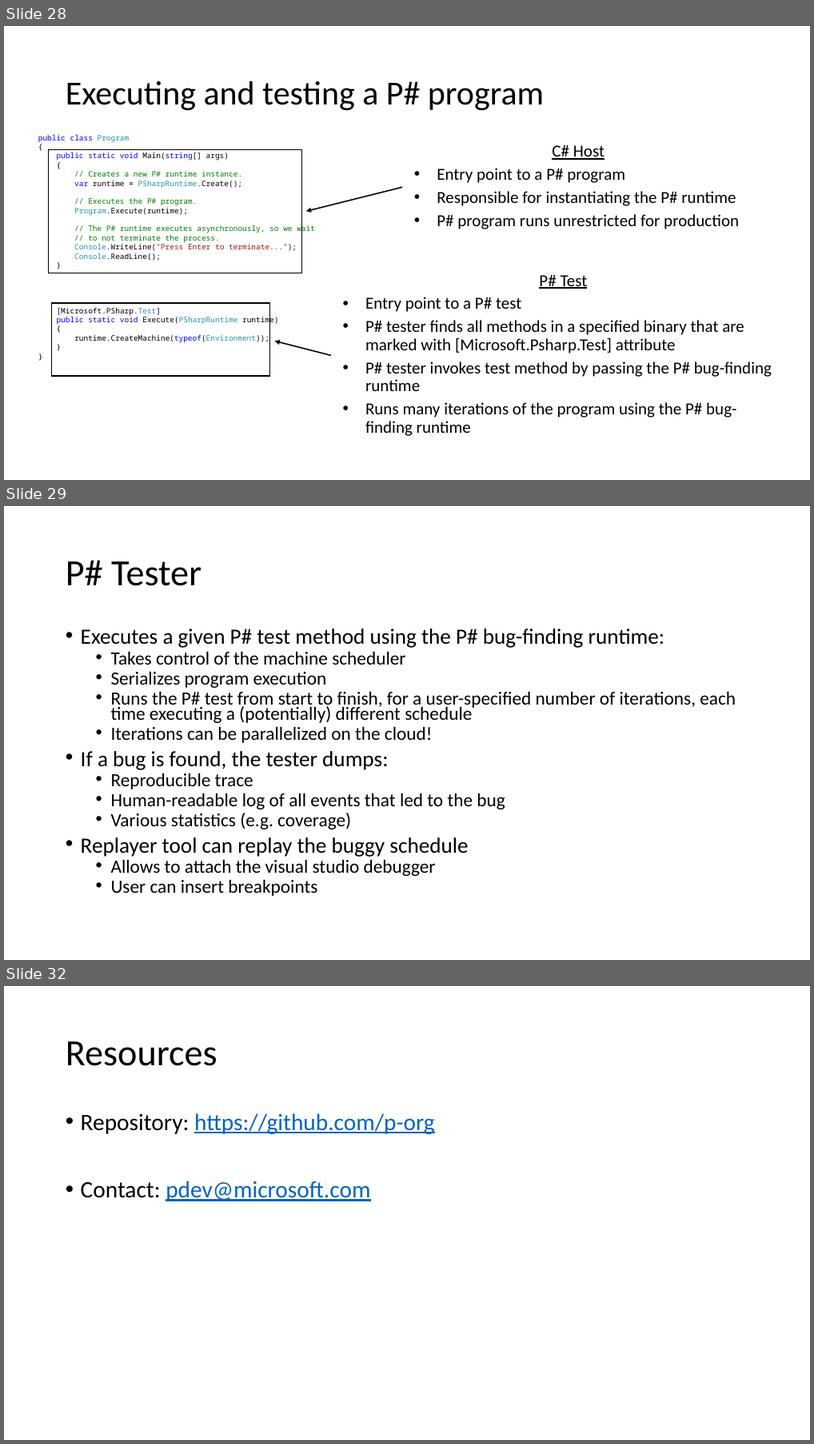
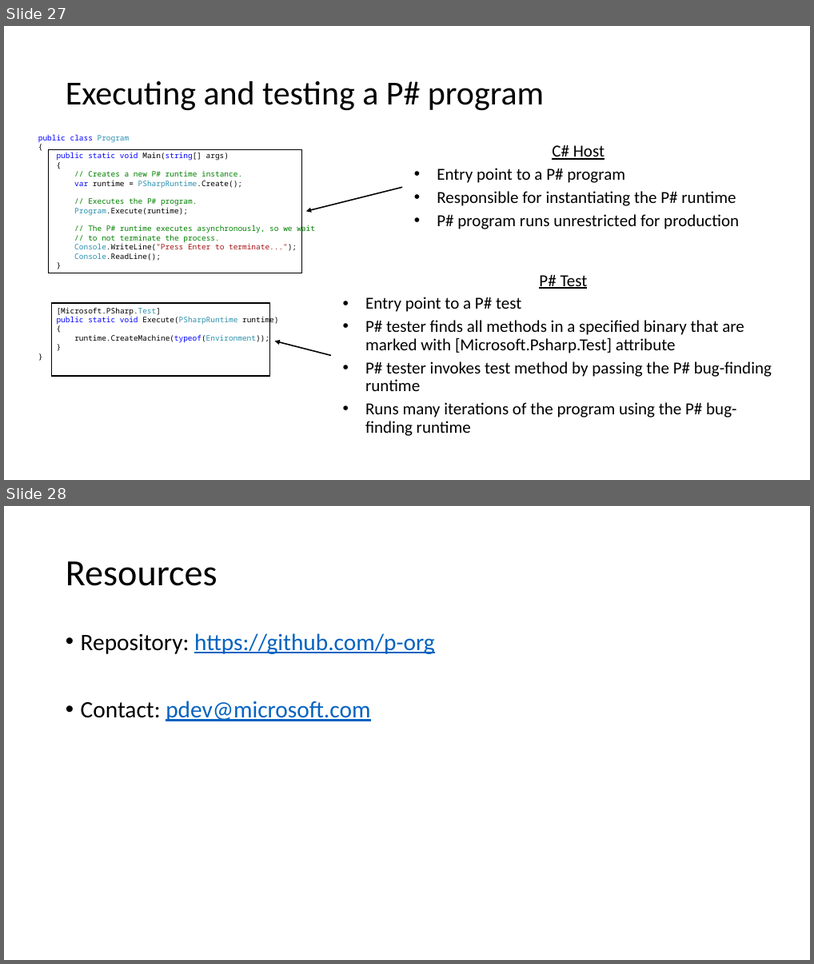
Before and after one commit to p-org/P, a slide deck: RVTutorial/P-tutorial-Part-1.pptx. Shown one above the other, each under a label of ours: slides 28, 29 and 32 before the commit, slides 27 and 28 after it; the slides between them are not shown. The pictures are 814x1444 and 814x964 pixels, drawn with LibreOffice and Linux fonts; fonts in the diff are those of the drawing. Boxes give left, top, right and bottom in pixels: in the first picture for what was removed or moved away, otherwise in the second. Text is boxed around its words. In the diff, an @@ line names an element or a change of style, - is before the commit and + after.

```diff
--- a/RVTutorial/P-tutorial-Part-1.pptx
+++ b/RVTutorial/P-tutorial-Part-1.pptx
@@ slide 29 removed at (4,506,810,960), background #FFFFFF @@
@@ title removed at (66,560,202,586) @@
-P# Tester
@@ text removed at (81,628,736,896) @@
-• Executes a given P# test method using the P# bug-finding runtime:
-  • Takes control of the machine scheduler
-  • Serializes program execution
-  • Runs the P# test from start to finish, for a user-specified number of iterations, each time executing a (potentially) different schedule
-  • Iterations can be parallelized on the cloud!
-• If a bug is found, the tester dumps:
-  • Reproducible trace
-  • Human-readable log of all events that led to the bug
-  • Various statistics (e.g. coverage)
-• Replayer tool can replay the buggy schedule
-  • Allows to attach the visual studio debugger
-  • User can insert breakpoints
@@ what was slide 28 is now slide 27 @@
@@ what was slide 32 is now slide 28 @@
```
Also in this commit, not shown: 1 slide changed, 3 other slides removed, 1 other file.
